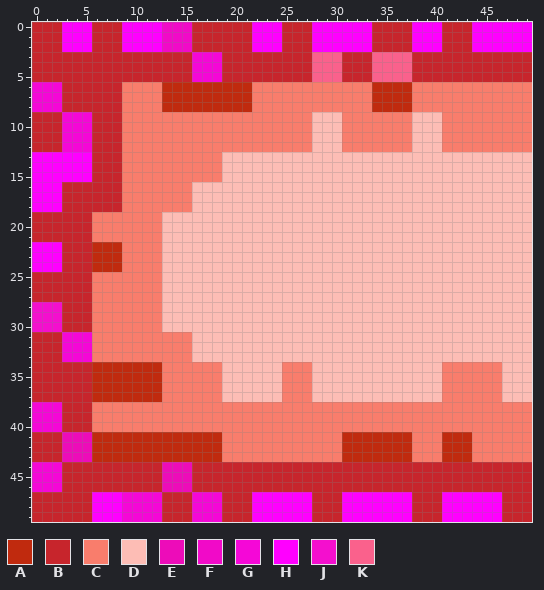
Pixel-art sprite: image/explosion_horizontal_left_last2.png. This is how it looked before the edit.
The file is 50x50 pixels. Colours within 5 levels of each other are drawn and written as one.
Palette (. is transparent): A #c02a0e  B #c7252c  C #f97d6c  D #fdbdb5  E #ed0cb9  F #f10ac8  G #f507d7  H #ff00ff  J #f40fce  K #fa618c
Once edited:
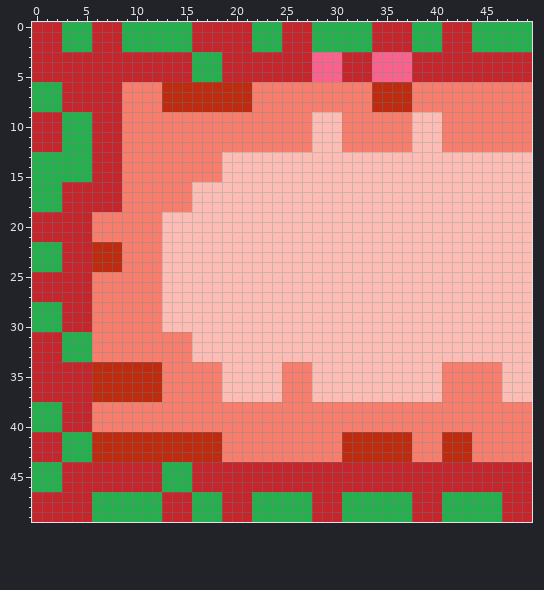
Changes in this commit:
colour H: #ff00ff -> #22b14c
y 0..2: x 13..15 FFF -> HHH
y 3..5: x 16..18 GGG -> HHH
y 6..8: x 0..2 GGG -> HHH
y 9..12: x 3..5 GGG -> HHH
y 28..30: x 0..2 JJJ -> HHH
y 31..33: x 3..5 GGG -> HHH
y 38..40: x 0..2 GGG -> HHH
y 41..43: x 3..5 EEE -> HHH
y 44..46: x 0..2 GGG -> HHH; x 13..15 EEE -> HHH
y 47..49: x 9..12 GGGG -> HHHH; x 16..18 GGG -> HHH
Changed places in both pictures, as pixel boxes (x1, y1, x2, y2):
changed: (62, 22, 92, 52)
changed: (122, 22, 532, 82)
changed: (32, 82, 502, 522)
